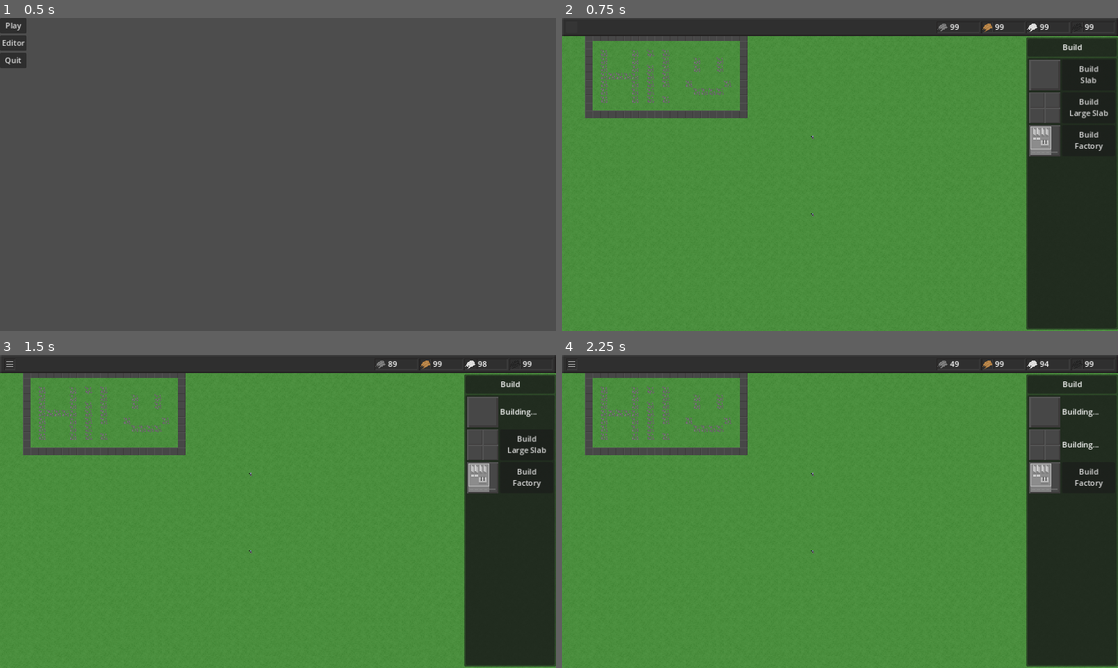
Above: before the commit, frames 1-4 (two rows, left to right).
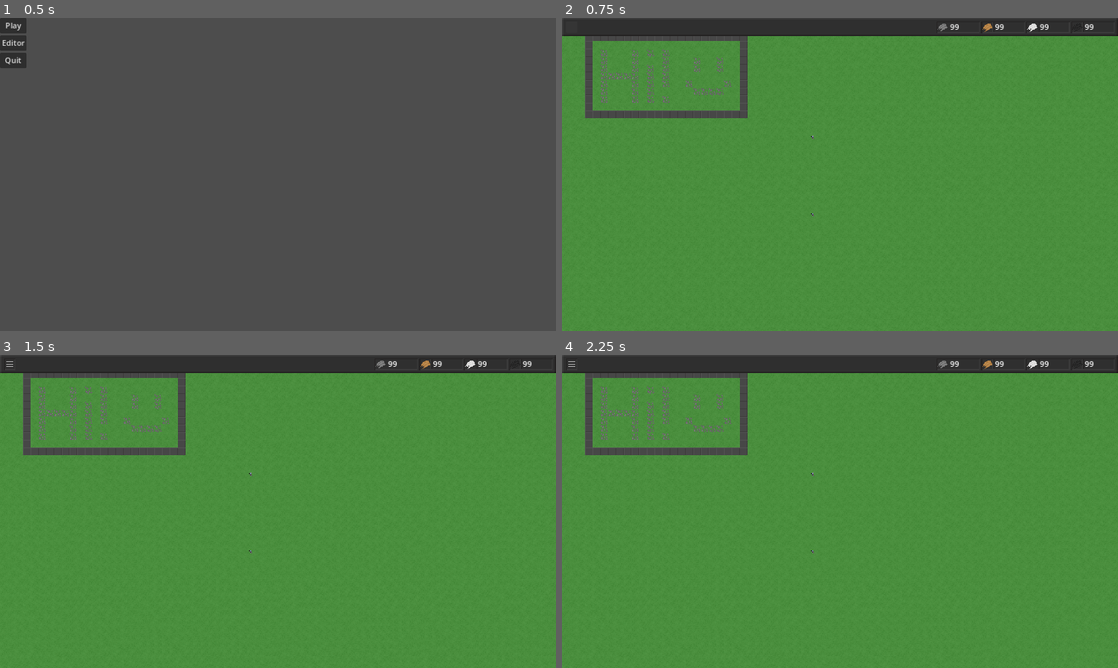
Above: after the commit, the same moments.

Repository: wssuomi/pirate-jam-14
Game: Godot game, scene res://scenes/main_menu.tscn
Same seed, same stepped clock (60 frames per second), same inputs: the game is played once before the commit and once after it.
Inputs (mouse positions are in pixels of both pictures, inside the frame that each line leads up to):
- Up to frame 1 (0.5 s): no input
- Up to frame 2 (0.75 s): click "Play" at 0.5 s
- Up to frame 3 (1.5 s): click (528, 411) at 1.25 s, where only the run before the commit has a clickable "Build Slab"
- Up to frame 4 (2.25 s): click (1090, 445) at 2 s, where only the run before the commit has a clickable "Build Large Slab"

Frame 1 is identical in both runs. In frame 2, 15% of the frame differs, in the area x 83-100%, y 6-100%; in frame 3, 15%; in frame 4, 15%, in the area x 69-100%, y 2-100%.

Commit message:
added interacting with buildings

Diff:
--- a/project.godot
+++ b/project.godot
@@ -61,3 +61,8 @@
 "events": [Object(InputEventMouseButton,"resource_local_to_scene":false,"resource_name":"","device":-1,"window_id":0,"a …(258 unchanged characters)…
 ]
 }
+interact_with_building={
+"deadzone": 0.5,
+"events": [Object(InputEventMouseButton,"resource_local_to_scene":false,"resource_name":"","device":-1,"window_id":0,"alt_pressed":false,"shift_pressed":false,"ctrl_pressed":false,"meta_pressed":false,"button_mask":1,"position":Vector2(139, 10),"global_position":Vector2(143, 51),"factor":1.0,"button_index":1,"canceled":false,"pressed":true,"double_click":false,"script":null)
+]
+}
--- /dev/null
+++ b/scenes/factory.tscn
@@ -0,0 +1,166 @@
+[gd_scene load_steps=6 format=3 uid="uid://dj2xxodlriqlb"]
+
+[ext_resource type="Script" path="res://scripts/factory.gd" id="1_hivjp"]
+[ext_resource type="Texture2D" uid="uid://jm1bhhp8ffsb" path="res://assets/map_tiles.png" id="2_01lje"]
+
+[sub_resource type="AtlasTexture" id="AtlasTexture_8p0xr"]
+atlas = ExtResource("2_01lje")
+region = Rect2(0, 64, 16, 16)
+
+[sub_resource type="AtlasTexture" id="AtlasTexture_jhvgx"]
+atlas = ExtResource("2_01lje")
+region = Rect2(0, 80, 32, 32)
+
+[sub_resource type="AtlasTexture" id="AtlasTexture_c4y08"]
+atlas = ExtResource("2_01lje")
+region = Rect2(0, 112, 32, 32)
+
+[node name="factory" type="CanvasLayer"]
+script = ExtResource("1_hivjp")
+
+[node name="SideBarBuild" type="Control" parent="."]
+visible = false
+layout_mode = 3
+anchors_preset = 0
+offset_left = 962.0
+offset_top = 40.0
+offset_right = 1152.0
+offset_bottom = 645.0
+mouse_filter = 1
+
+[node name="Panel" type="Panel" parent="SideBarBuild"]
+layout_mode = 0
+offset_right = 190.0
+offset_bottom = 605.0
+mouse_filter = 1
+
+[node name="Title" type="MarginContainer" parent="SideBarBuild"]
+layout_mode = 0
+offset_left = 3.0
+offset_top = 3.0
+offset_right = 187.0
+offset_bottom = 40.0
+
+[node name="Panel" type="Panel" parent="SideBarBuild/Title"]
+layout_mode = 2
+mouse_filter = 1
+
+[node name="Label" type="Label" parent="SideBarBuild/Title"]
+layout_mode = 2
+size_flags_horizontal = 4
+mouse_filter = 1
+text = "Build"
+
+[node name="Panel2" type="Panel" parent="SideBarBuild"]
+layout_mode = 2
+offset_left = 3.0
+offset_top = 43.0
+offset_right = 187.0
+offset_bottom = 602.0
+mouse_filter = 1
+
+[node name="BuildOptions" type="MarginContainer" parent="SideBarBuild"]
+layout_mode = 0
+offset_left = 6.0
+offset_top = 46.0
+offset_right = 184.0
+offset_bottom = 599.0
+
+[node name="VBoxContainer" type="VBoxContainer" parent="SideBarBuild/BuildOptions"]
+layout_mode = 2
+
+[node name="Unit" type="HBoxContainer" parent="SideBarBuild/BuildOptions/VBoxContainer"]
+layout_mode = 2
+size_flags_horizontal = 0
+size_flags_vertical = 4
+
+[node name="Picture" type="TextureRect" parent="SideBarBuild/BuildOptions/VBoxContainer/Unit"]
+texture_filter = 1
+custom_minimum_size = Vector2(64, 64)
+layout_mode = 2
+size_flags_horizontal = 4
+size_flags_vertical = 4
+texture = SubResource("AtlasTexture_8p0xr")
+
+[node name="Button" type="Button" parent="SideBarBuild/BuildOptions/VBoxContainer/Unit"]
+custom_minimum_size = Vector2(110, 0)
+layout_mode = 2
+mouse_filter = 1
+text = "Build
+Infantry"
+
+[node name="Timer" type="Timer" parent="SideBarBuild/BuildOptions/VBoxContainer/Unit"]
+one_shot = true
+
+[node name="Label" type="Label" parent="SideBarBuild/BuildOptions/VBoxContainer/Unit"]
+visible = false
+layout_mode = 2
+size_flags_horizontal = 4
+mouse_filter = 1
+text = "Building..."
+
+[node name="LargeSlab" type="HBoxContainer" parent="SideBarBuild/BuildOptions/VBoxContainer"]
+visible = false
+layout_mode = 2
+size_flags_horizontal = 0
+size_flags_vertical = 4
+
+[node name="Picture" type="TextureRect" parent="SideBarBuild/BuildOptions/VBoxContainer/LargeSlab"]
+texture_filter = 1
+custom_minimum_size = Vector2(64, 64)
+layout_mode = 2
+size_flags_horizontal = 4
+size_flags_vertical = 4
+texture = SubResource("AtlasTexture_jhvgx")
+
+[node name="Button" type="Button" parent="SideBarBuild/BuildOptions/VBoxContainer/LargeSlab"]
+custom_minimum_size = Vector2(110, 0)
+layout_mode = 2
+mouse_filter = 1
+text = "Build
+Large Slab"
+
+[node name="Timer" type="Timer" parent="SideBarBuild/BuildOptions/VBoxContainer/LargeSlab"]
+one_shot = true
+
+[node name="Label" type="Label" parent="SideBarBuild/BuildOptions/VBoxContainer/LargeSlab"]
+visible = false
+layout_mode = 2
+size_flags_horizontal = 4
+mouse_filter = 1
+text = "Building..."
+
+[node name="Factory" type="HBoxContainer" parent="SideBarBuild/BuildOptions/VBoxContainer"]
+visible = false
+layout_mode = 2
+size_flags_horizontal = 0
+size_flags_vertical = 4
+
+[node name="Picture" type="TextureRect" parent="SideBarBuild/BuildOptions/VBoxContainer/Factory"]
+texture_filter = 1
+custom_minimum_size = Vector2(64, 64)
+layout_mode = 2
+size_flags_horizontal = 4
+size_flags_vertical = 4
+texture = SubResource("AtlasTexture_c4y08")
+
+[node name="Button" type="Button" parent="SideBarBuild/BuildOptions/VBoxContainer/Factory"]
+custom_minimum_size = Vector2(110, 0)
+layout_mode = 2
+mouse_filter = 1
+text = "Build
+Factory"
+
+[node name="Timer" type="Timer" parent="SideBarBuild/BuildOptions/VBoxContainer/Factory"]
+one_shot = true
+
+[node name="Label" type="Label" parent="SideBarBuild/BuildOptions/VBoxContainer/Factory"]
+visible = false
+layout_mode = 2
+size_flags_horizontal = 4
+mouse_filter = 1
+text = "Building..."
+
+[connection signal="mouse_entered" from="SideBarBuild" to="." method="_on_side_bar_build_mouse_entered"]
+[connection signal="mouse_exited" from="SideBarBuild" to="." method="_on_side_bar_build_mouse_exited"]
+[connection signal="pressed" from="SideBarBuild/BuildOptions/VBoxContainer/Unit/Button" to="." method="_on_button_pressed"]
--- a/scenes/game.tscn
+++ b/scenes/game.tscn
@@ -100,6 +100,7 @@
 size_flags_vertical = 4
 
 [node name="SideBarBuild" type="Control" parent="CanvasLayer"]
+visible = false
 layout_mode = 3
 anchors_preset = 0
 offset_left = 962.0
--- a/scripts/Game.gd
+++ b/scripts/Game.gd
@@ -19,8 +19,9 @@
 const GRID_HEIGHT = 128
 const Tile = preload("res://scripts/Tile.gd").Tile
 const INFANTRY = preload("res://scenes/infantry.tscn")
-
-enum Modes {Normal, Place, MoveUnit, UnitSelected}
+const FACTORY = preload("res://scenes/factory.tscn")
+
+enum Modes {Normal, Place, MoveUnit, UnitSelected, BuildingSelected}
 enum Buildings {None, Slab, LargeSlab, Factory}
 enum BuildingStates {None, Building, Waiting, Placing}
 enum Units {Infantry}
@@ -49,8 +50,10 @@
 var factory_cost: Array[int] = [0,20,10]
 var mouse_on_ui: bool = false
 var selected_unit = null
+var selected_building = null
 var preview_atlas: AtlasTexture = AtlasTexture.new()
 var slab_sprites = [Vector2i(0,4),Vector2i(0,5),Vector2i(0,6),Vector2i(1,5),Vector2i(1,6)]
+var buildings: Dictionary = {}
 
 signal building_placed
 
@@ -108,6 +111,7 @@
 	for n in range(len(start_factory_pos)):
 		tiles[start_factory_pos[n]].building_sprite = building_tiles["factory"][n]
 		tiles[start_factory_pos[n]].building = Buildings.Factory
+	create_building(Buildings.Factory, start_factory_pos)
 	draw_map_tiles()
 	update_labels()
 	spawn_unit(Units.Infantry, Vector2i(32,15))
@@ -145,6 +149,12 @@
 					if pos in units.keys():
 						select_unit(pos)
 						change_mode_to(Modes.UnitSelected)
+				if Input.is_action_just_pressed("interact_with_building") and not mouse_on_ui:
+					var pos: Vector2i = map.local_to_map(get_global_mouse_position())
+					for k in buildings.keys():
+						if pos in k:
+							selected_building = buildings[k]
+							change_mode_to(Modes.BuildingSelected)
 		Modes.Place:
 			if event is InputEventMouseButton:
 				if Input.is_action_pressed("place_tile") and not mouse_on_ui:
@@ -205,6 +215,11 @@
 					else:
 						deselect_unit()
 						change_mode_to(Modes.Normal)
+		Modes.BuildingSelected:
+			if event is InputEventMouseButton and not mouse_on_ui:
+				if Input.is_action_just_pressed("select_unit"):
+					change_mode_to(Modes.Normal)
+					selected_building = null
 
 func _process(_delta):
 	match mode:
@@ -281,6 +296,8 @@
 			mode = Modes.Normal
 			hide_building_preview()
 			building = Buildings.None
+			if selected_building != null:
+				selected_building.hide_menu()
 		Modes.Place:
 			mode = Modes.Place
 			show_building_preview()
@@ -290,6 +307,9 @@
 		Modes.UnitSelected:
 			mode = Modes.UnitSelected
 			hide_building_preview()
+		Modes.BuildingSelected:
+			mode = Modes.BuildingSelected
+			selected_building.show_menu()
 
 func _on_building_placed():
 	match building:
@@ -317,6 +337,13 @@
 			instance.position = map.map_to_local(pos)
 			add_child(instance)
 			units[pos] = instance
+
+func create_building(new_building: Buildings, pos: Array[Vector2i]):
+	match new_building:
+		Buildings.Factory:
+			var instance = FACTORY.instantiate()
+			add_child(instance)
+			buildings[pos] = instance
 
 func select_unit(pos: Vector2i):
 	selected_unit = units[pos]
--- /dev/null
+++ b/scripts/factory.gd
@@ -0,0 +1,21 @@
+extends CanvasLayer
+
+@onready var main = $".."
+@onready var side_bar_build = $SideBarBuild
+
+func _on_button_pressed():
+	main.spawn_unit(main.Units.Infantry,Vector2i(32,32))
+
+func show_menu():
+	side_bar_build.show()
+
+func hide_menu():
+	side_bar_build.hide()
+
+
+func _on_side_bar_build_mouse_entered():
+	main.mouse_on_ui = true
+
+
+func _on_side_bar_build_mouse_exited():
+	main.mouse_on_ui = false
Not shown, changed: gdd.md
